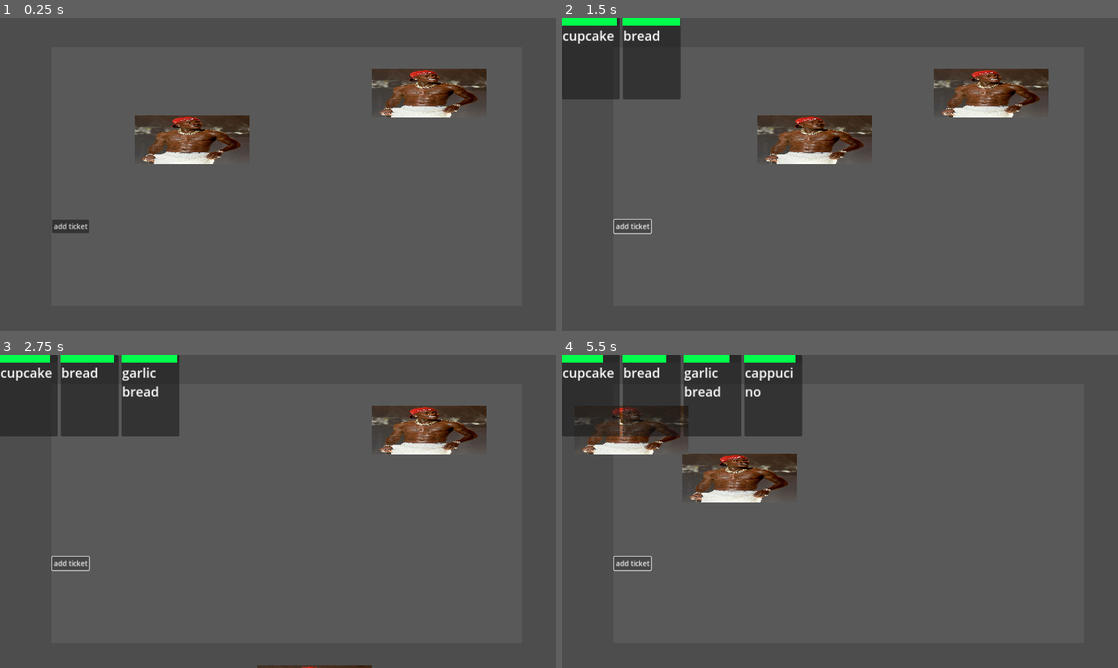
Above: before the commit, frames 1-4 (two rows, left to right).
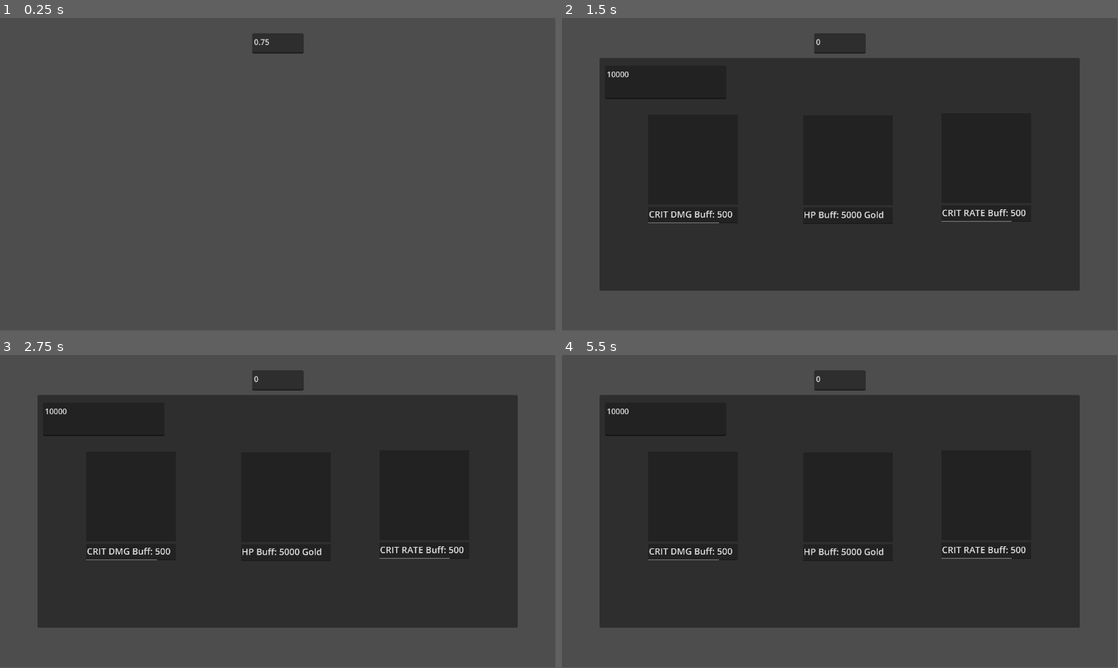
Above: after the commit, the same moments.

Repository: jatgm/TSA-2025
Game: Godot game, scene res://hello.tscn
The game is run twice, just before and just after one commit, with the same random seed, the same clock (stepped at 60 frames per second) and the same inputs. Before the commit the project starts from res://Scenes/game.tscn.
Inputs (mouse positions are in pixels of both pictures, inside the frame that each line leads up to):
- Up to frame 1 (0.25 s): no input
- Up to frame 2 (1.5 s): click (634, 227) at 0.5 s, where only the run before the commit has a clickable "add ticket"; tap Enter at 1.25 s; hold D (player_one_right, bound only before the commit) from 1.28 s (still down)
- Up to frame 3 (2.75 s): tap Space at 2 s; release D (player_one_right, bound only before the commit) at 2.03 s; hold S (player_one_down, bound only before the commit) from 2.03 s (still down)
- Up to frame 4 (5.5 s): release S (player_one_down, bound only before the commit) at 2.78 s; hold D (player_one_right, bound only before the commit) 2.78-3.53 s; tap Enter at 3.5 s; hold W (player_one_up, bound only before the commit) 3.53-4.28 s; hold A (player_one_left, bound only before the commit) from 4.28 s (still down)
In our replay, the window is 800x450 before the commit and 799x449 after it. These sizes can differ from the game's own. Grey fills any space a smaller window leaves; there, only what the larger window draws over its background counts as a difference.

The runs differ from the first frame. In frame 1, 5.7% of the frame differs, in the area x 9-88%, y 4-69%; in frame 2, 65%; in frame 3, 66%; in frame 4, 66%, in the area x 0-94%, y 0-88%.

Commit message:
Menu System
Added buffs that deduct from the total gold the users have.

Diff:
--- /dev/null
+++ b/Buffs.gd
@@ -0,0 +1,65 @@
+extends Node
+
+var buff_array = ["ATK Buff", "HP Buff", "ATK SP Buff", "CRIT DMG Buff", "CRIT RATE Buff"]
+var total_items = 3
+var random_items = []
+@onready var first_text: TextEdit = $CanvasLayer/Panel/FirstItem/FirstText
+@onready var second_text: TextEdit = $CanvasLayer/Panel/SecondItem/SecondText
+@onready var third_text: TextEdit = $CanvasLayer/Panel/ThirdItem/ThirdText
+
+# Called when the node enters the scene tree for the first time.
+func _ready() -> void:
+	randomize()
+	buff_array.shuffle()
+	random_items = buff_array.slice(0, total_items)
+	first_text.text = random_items[0] + ": 5000 Gold"
+	second_text.text = random_items[1] + ": 5000 Gold"
+	third_text.text = random_items[2] + ": 5000 Gold"
+
+	print("Random Elements: ", random_items)
+
+
+# Called every frame. 'delta' is the elapsed time since the previous frame.
+func _process(delta: float) -> void:
+	pass
+
+
+func _on_first_item_pressed() -> void:
+	match random_items[0]:
+		"ATK Buff":
+			print("Your ATK has increased")
+		"HP Buff":
+			print("Your HP has increased")
+		"ATK SP Buff":
+			print("Your ATK SP has increased")
+		"CRIT DMG Buff":
+			print("Your CRIT DMG has increased")
+		"CRIT RATE Buff":
+			print("Your CRIT RATE has increased")
+
+func _on_second_item_pressed() -> void:
+	match random_items[0]:
+		"ATK Buff":
+			print("Your ATK has increased")
+		"HP Buff":
+			print("Your HP has increased")
+		"ATK SP Buff":
+			print("Your ATK SP has increased")
+		"CRIT DMG Buff":
+			print("Your CRIT DMG has increased")
+		"CRIT RATE Buff":
+			print("Your CRIT RATE has increased")
+
+
+func _on_third_item_pressed() -> void:
+	match random_items[0]:
+		"ATK Buff":
+			print("Your ATK has increased")
+		"HP Buff":
+			print("Your HP has increased")
+		"ATK SP Buff":
+			print("Your ATK SP has increased")
+		"CRIT DMG Buff":
+			print("Your CRIT DMG has increased")
+		"CRIT RATE Buff":
+			print("Your CRIT RATE has increased")
--- /dev/null
+++ b/Gold.gd
@@ -0,0 +1,41 @@
+extends CanvasLayer
+@onready var first_item: Button = $Panel/FirstItem
+@onready var second_item: Button = $Panel/SecondItem
+@onready var third_item: Button = $Panel/ThirdItem
+
+@export var gold = 10000
+
+
+# Called when the node enters the scene tree for the first time.
+func _ready() -> void:
+	$Panel/TextEdit.text = str(gold)
+
+# Called every frame. 'delta' is the elapsed time since the previous frame.
+func _process(delta: float) -> void:
+	pass
+
+
+
+func _on_first_item_pressed() -> void:
+	if gold >= 5000:
+		first_item.set_visible(false)
+		gold -= 5000
+		if gold < 0:
+			gold = 0
+		$Panel/TextEdit.text = str(gold)
+
+func _on_second_item_pressed() -> void:
+	if gold >= 5000:
+		second_item.set_visible(false)
+		gold -= 5000
+		if gold < 0:
+			gold = 0
+		$Panel/TextEdit.text = str(gold)
+
+func _on_third_item_pressed() -> void:
+	if gold >= 5000:
+		third_item.set_visible(false)
+		gold -= 5000
+		if gold < 0:
+			gold = 0
+		$Panel/TextEdit.text = str(gold)
--- /dev/null
+++ b/hello.tscn
@@ -0,0 +1,124 @@
+[gd_scene load_steps=4 format=3 uid="uid://d1nfhk15ovkc1"]
+
+[ext_resource type="Script" path="res://Gold.gd" id="1_t076w"]
+[ext_resource type="Script" path="res://time_Left.gd" id="4_ide8g"]
+[ext_resource type="Script" path="res://Buffs.gd" id="4_sn468"]
+
+[node name="Node2D" type="Node2D"]
+visible = false
+script = ExtResource("4_sn468")
+
+[node name="Camera2D" type="Camera2D" parent="."]
+
+[node name="CanvasLayer" type="CanvasLayer" parent="."]
+script = ExtResource("1_t076w")
+
+[node name="Panel" type="Panel" parent="CanvasLayer"]
+anchors_preset = 8
+anchor_left = 0.5
+anchor_top = 0.5
+anchor_right = 0.5
+anchor_bottom = 0.5
+offset_left = -498.0
+offset_top = -241.5
+offset_right = 498.0
+offset_bottom = 241.5
+grow_horizontal = 2
+grow_vertical = 2
+
+[node name="SecondItem" type="Button" parent="CanvasLayer/Panel"]
+layout_mode = 0
+offset_left = 422.0
+offset_top = 118.5
+offset_right = 1022.0
+offset_bottom = 718.5
+scale = Vector2(0.310183, 0.310183)
+
+[node name="SecondText" type="TextEdit" parent="CanvasLayer/Panel/SecondItem"]
+layout_mode = 1
+anchors_preset = 10
+anchor_right = 1.0
+offset_top = 615.766
+offset_bottom = 725.766
+grow_horizontal = 2
+theme_override_font_sizes/font_size = 60
+text = "5000
+"
+
+[node name="ThirdItem" type="Button" parent="CanvasLayer/Panel"]
+layout_mode = 0
+offset_left = 709.0
+offset_top = 114.5
+offset_right = 1309.0
+offset_bottom = 714.5
+scale = Vector2(0.310183, 0.310183)
+
+[node name="ThirdText" type="TextEdit" parent="CanvasLayer/Panel/ThirdItem"]
+layout_mode = 1
+anchors_preset = 10
+anchor_right = 1.0
+offset_top = 615.766
+offset_bottom = 725.766
+grow_horizontal = 2
+theme_override_font_sizes/font_size = 60
+text = "5000
+"
+
+[node name="TextEdit" type="TextEdit" parent="CanvasLayer/Panel"]
+layout_mode = 0
+offset_left = 11.0
+offset_top = 15.5
+offset_right = 263.0
+offset_bottom = 84.5
+text = "10000
+"
+
+[node name="FirstItem" type="Button" parent="CanvasLayer/Panel"]
+layout_mode = 0
+offset_left = 101.0
+offset_top = 117.5
+offset_right = 701.0
+offset_bottom = 717.5
+scale = Vector2(0.310183, 0.310183)
+
+[node name="FirstText" type="TextEdit" parent="CanvasLayer/Panel/FirstItem"]
+layout_mode = 1
+anchors_preset = 10
+anchor_right = 1.0
+offset_top = 615.766
+offset_bottom = 725.766
+grow_horizontal = 2
+theme_override_font_sizes/font_size = 60
+text = "5000
+"
+
+[node name="Timer" type="Timer" parent="."]
+one_shot = true
+autostart = true
+
+[node name="CanvasLayer2" type="CanvasLayer" parent="."]
+
+[node name="Time" type="TextEdit" parent="CanvasLayer2"]
+anchors_preset = 5
+anchor_left = 0.5
+anchor_right = 0.5
+offset_left = -53.5
+offset_top = 32.0
+offset_right = 53.5
+offset_bottom = 74.0
+grow_horizontal = 2
+script = ExtResource("4_ide8g")
+
+[connection signal="pressed" from="CanvasLayer/Panel/SecondItem" to="." method="_on_second_item_pressed"]
+[connection signal="pressed" from="CanvasLayer/Panel/SecondItem" to="." method="_on_button_pressed"]
+[connection signal="pressed" from="CanvasLayer/Panel/SecondItem" to="CanvasLayer" method="_on_second_item_pressed"]
+[connection signal="pressed" from="CanvasLayer/Panel/SecondItem" to="CanvasLayer" method="_on_button_2_pressed"]
+[connection signal="pressed" from="CanvasLayer/Panel/SecondItem" to="CanvasLayer" method="_on_button_pressed"]
+[connection signal="pressed" from="CanvasLayer/Panel/ThirdItem" to="." method="_on_third_item_pressed"]
+[connection signal="pressed" from="CanvasLayer/Panel/ThirdItem" to="CanvasLayer" method="_on_third_item_pressed"]
+[connection signal="pressed" from="CanvasLayer/Panel/ThirdItem" to="CanvasLayer" method="_on_button_pressed"]
+[connection signal="pressed" from="CanvasLayer/Panel/FirstItem" to="." method="_on_first_item_pressed"]
+[connection signal="pressed" from="CanvasLayer/Panel/FirstItem" to="CanvasLayer" method="_on_first_item_pressed"]
+[connection signal="pressed" from="CanvasLayer/Panel/FirstItem" to="CanvasLayer" method="_on_button_pressed"]
+[connection signal="timeout" from="Timer" to="." method="_on_timer_timeout"]
+[connection signal="timeout" from="Timer" to="CanvasLayer2/Time" method="_on_timer_timeout"]
--- a/project.godot
+++ b/project.godot
@@ -11,39 +11,9 @@
 [application]
 
 config/name="tsa2025game!!!XD"
-run/main_scene="res://Scenes/game.tscn"
+run/main_scene="res://hello.tscn"
 config/features=PackedStringArray("4.3", "GL Compatibility")
-config/icon="res://Images/icon.svg"
-
-[display]
-
-window/size/viewport_width=1280
-window/size/viewport_height=720
-window/stretch/mode="canvas_items"
-window/stretch/aspect="keep_height"
-
-[input]
-
-player_one_up={
-"deadzone": 0.5,
-"events": [Object(InputEventKey,"resource_local_to_scene":false,"resource_name":"","device":0,"window_id":0,"alt_pressed":false,"shift_pressed":false,"ctrl_pressed":false,"meta_pressed":false,"pressed":false,"keycode":0,"physical_keycode":87,"key_label":0,"unicode":0,"location":0,"echo":false,"script":null)
-]
-}
-player_one_down={
-"deadzone": 0.5,
-"events": [Object(InputEventKey,"resource_local_to_scene":false,"resource_name":"","device":-1,"window_id":0,"alt_pressed":false,"shift_pressed":false,"ctrl_pressed":false,"meta_pressed":false,"pressed":false,"keycode":0,"physical_keycode":83,"key_label":0,"unicode":83,"location":0,"echo":false,"script":null)
-]
-}
-player_one_left={
-"deadzone": 0.5,
-"events": [Object(InputEventKey,"resource_local_to_scene":false,"resource_name":"","device":-1,"window_id":0,"alt_pressed":false,"shift_pressed":false,"ctrl_pressed":false,"meta_pressed":false,"pressed":false,"keycode":0,"physical_keycode":65,"key_label":0,"unicode":97,"location":0,"echo":false,"script":null)
-]
-}
-player_one_right={
-"deadzone": 0.5,
-"events": [Object(InputEventKey,"resource_local_to_scene":false,"resource_name":"","device":-1,"window_id":0,"alt_pressed":false,"shift_pressed":false,"ctrl_pressed":false,"meta_pressed":false,"pressed":false,"keycode":0,"physical_keycode":68,"key_label":0,"unicode":100,"location":0,"echo":false,"script":null)
-]
-}
+config/icon="res://icon.svg"
 
 [rendering]
 
--- a/time_Left.gd
+++ b/time_Left.gd
@@ -2,12 +2,18 @@
 
 @onready var timer: Timer = $"../../Timer"
 @onready var time: TextEdit = $"."
+@onready var canvas_layer: CanvasLayer = $"../../CanvasLayer"
 
 # Called when the node enters the scene tree for the first time.
 func _ready() -> void:
 	time.text = str(timer.wait_time)
+	canvas_layer.visible = false
 
 
 # Called every frame. 'delta' is the elapsed time since the previous frame.
 func _process(delta: float) -> void:
-	pass
+	time.text = str(timer.time_left)
+
+
+func _on_timer_timeout() -> void:
+	canvas_layer.visible = true
